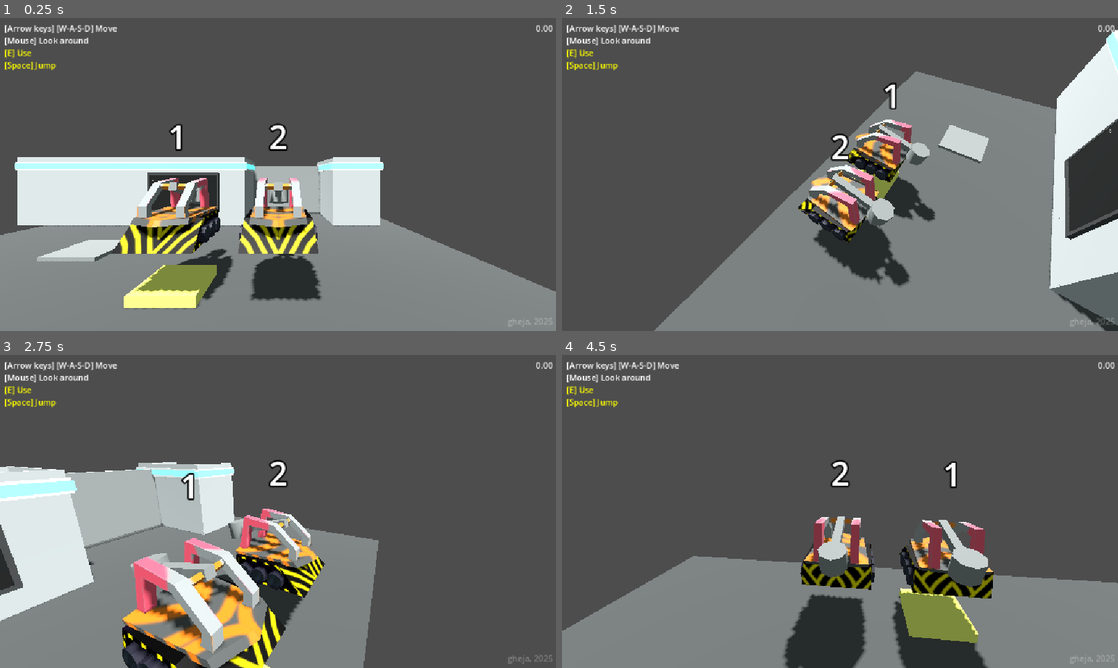
Above: before the commit, frames 1-4 (two rows, left to right).
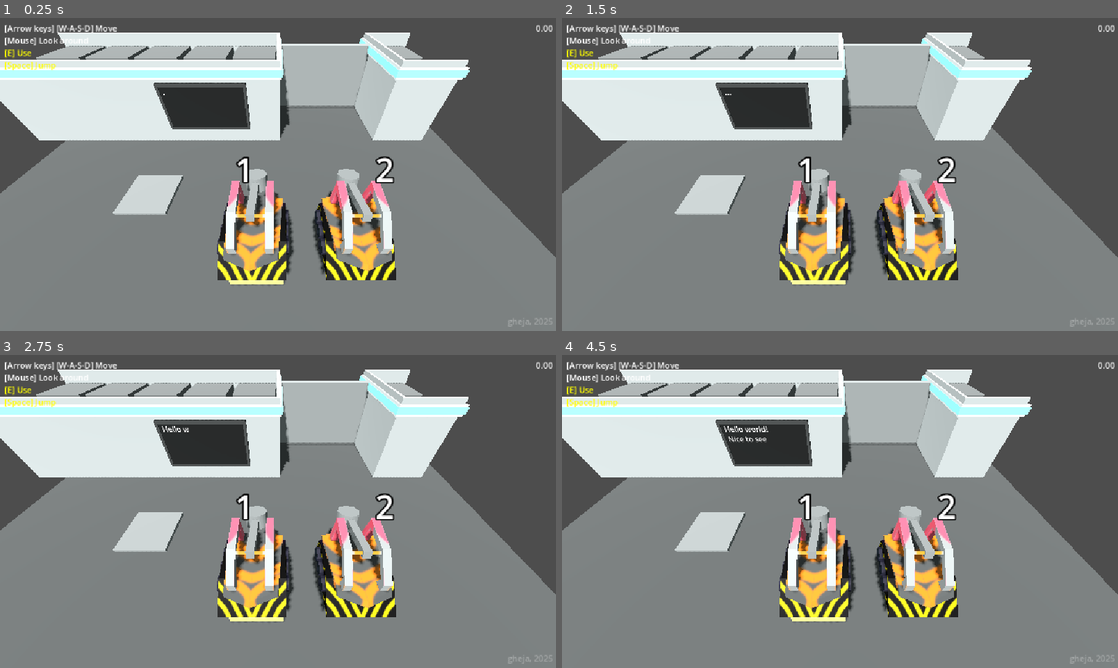
Above: after the commit, the same moments.

Repository: gheja/bot-loop
Game: Godot game, scene res://scenes/main_scene.tscn
Two runs of this game, one before a commit and one after it. Both use one fixed random seed, a clock stepped at 60 frames per second and the inputs below.
Inputs (mouse positions are in pixels of both pictures, inside the frame that each line leads up to):
- Up to frame 1 (0.25 s): no input
- Up to frame 2 (1.5 s): tap Enter at 0.5 s; move the mouse to (962, 158) at 0.52 s; hold D (move_right) 0.53-1.28 s; tap E (action_primary) at 0.6, 1.35 s; tap Space at 1.25 s; move the mouse to (728, 190) at 1.27 s; hold S (move_down) from 1.28 s (still down)
- Up to frame 3 (2.75 s): tap Enter at 2 s; move the mouse to (333, 442) at 2.02 s; release S (move_down) at 2.03 s; hold D (move_right) from 2.03 s (still down); tap E (action_primary) at 2.1 s
- Up to frame 4 (4.5 s): tap Space at 2.75, 4.25 s; move the mouse to (812, 574) at 2.77 s; release D (move_right) at 2.78 s; hold W (move_up) 2.78-3.53 s; tap E (action_primary) at 2.85, 3.6, 4.35 s; tap Enter at 3.5 s; move the mouse to (1006, 558) at 3.52 s; hold A (move_left) from 3.53 s (still down); move the mouse to (673, 464) at 4.27 s

The runs differ from the first frame. In frame 1, 59% of the frame differs, in the area x 0-100%, y 4-93%; in frame 2, 65%; in frame 3, 69%, in the area x 0-100%, y 4-100%; in frame 4, 60%.

Commit message:
Fixed active camera selection

Diff:
--- a/src/objects/player_character_bot_hammer.tscn
+++ b/src/objects/player_character_bot_hammer.tscn
@@ -119,7 +119,6 @@
 spring_length = 4.0
 
 [node name="Camera3D" type="Camera3D" parent="Node3D/CameraPivot/SpringArm3D"]
-current = true
 
 [node name="AnimationPlayer" type="AnimationPlayer" parent="."]
 libraries = {
--- a/src/scenes/main_scene.tscn
+++ b/src/scenes/main_scene.tscn
@@ -16,7 +16,8 @@
 environment = SubResource("Environment_w2twt")
 
 [node name="Camera3D" type="Camera3D" parent="."]
-transform = Transform3D(1, 0, 0, 0, 0.866025, 0.5, 0, -0.5, 0.866025, 1, 3, 2)
+transform = Transform3D(1, 0, 0, 0, 0.707107, 0.707107, 0, -0.707107, 0.707107, 1, 5, 8.10909)
+current = true
 
 [node name="MainLight" type="DirectionalLight3D" parent="."]
 transform = Transform3D(0.866025, 0.482963, -0.12941, -0.12941, 0.466506, 0.875, 0.482963, -0.741025, 0.466506, 0, 4, 0)
